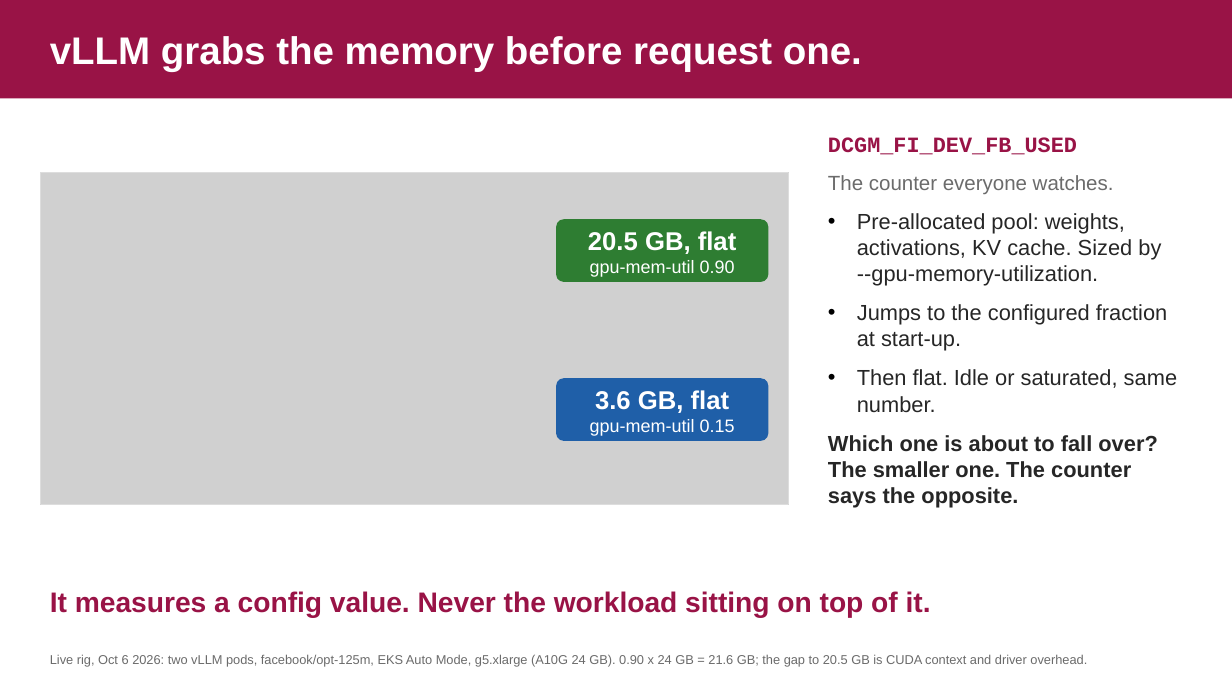
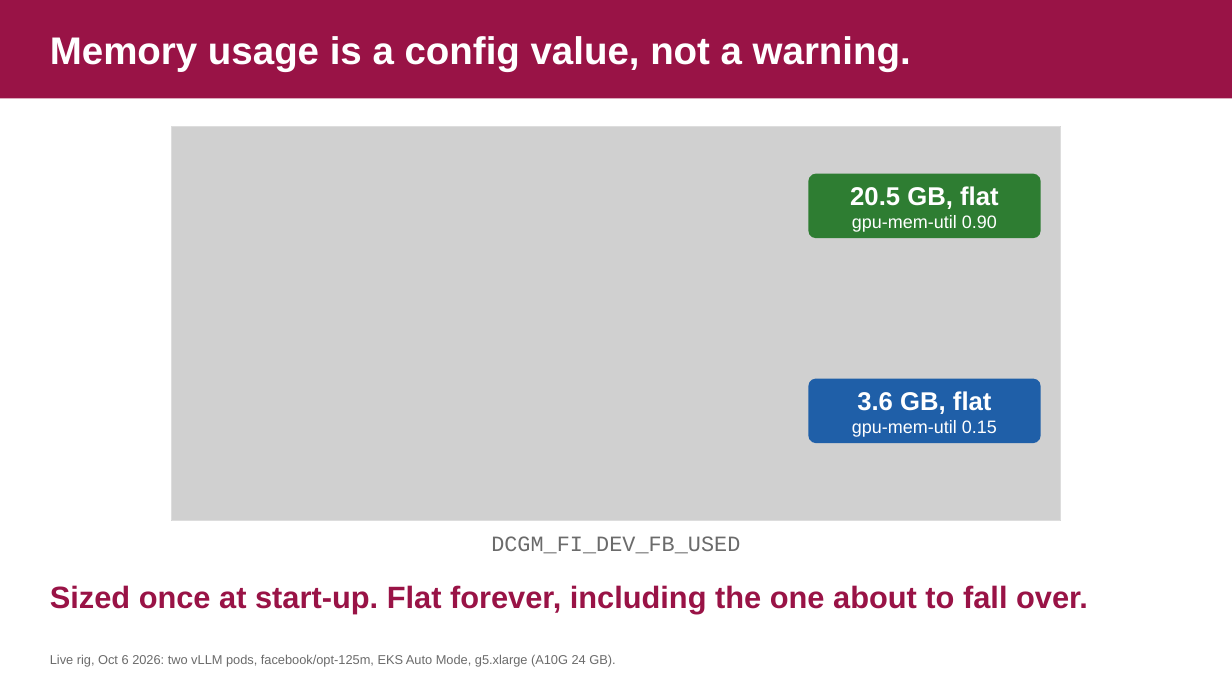
Before and after one commit to danilosilvase/gpu-observability-kubecon-na-2026, a slide deck: slide 5 of deck/kubecon-na-2026-v4.pptx. Drawn at 1232x693 pixels with LibreOffice and Linux fonts; fonts in the diff are those of the drawing; grey boxes stand for pictures; background and template pictures are left out. Boxes give left, top, right and bottom in pixels: in the first picture for what was removed or moved away, otherwise in the second. Text is boxed around its words. In the diff, an @@ line names an element or a change of style, - is before the commit and + after.

```diff
--- a/deck/kubecon-na-2026-v4.pptx
+++ b/deck/kubecon-na-2026-v4.pptx
@@ text at [50,36,911,72]: text changed @@
-vLLM grabs the memory before request one.
+Memory usage is a config value, not a warning.
@@ picture: place and size @@
-picture at [41,173,788,504]
+picture at [171,127,1061,521]
@@ rectangle: place and size @@
-rectangle at [41,173,788,504]
+rectangle at [171,127,1061,521]
@@ text "20.5 GB, flat": place and size @@
-text "20.5 GB, flat" at [588,231,736,277]
+text "20.5 GB, flat" at [850,186,998,232]
@@ rounded rectangle: place and size @@
-rounded rectangle at [556,219,769,282]
+rounded rectangle at [809,174,1042,238]
@@ text at [828,175,1177,508]: paragraphs removed @@
-The counter everyone watches.
-• Pre-allocated pool: weights, activations, KV cache. Sized by --gpu-memory-utilization.
-• Jumps to the configured fraction at start-up.
-• Then flat. Idle or saturated, same number.
-Which one is about to fall over? The smaller one. The counter says the opposite.
@@ text "3.6 GB, flat": place and size @@
-text "3.6 GB, flat" at [590,390,735,436]
+text "3.6 GB, flat" at [852,391,997,437]
@@ rounded rectangle: place and size @@
-rounded rectangle at [556,378,769,441]
+rounded rectangle at [809,379,1042,444]
@@ text "DCGM_FI_DEV_FB_USED": place and size @@
-text "DCGM_FI_DEV_FB_USED" at [828,137,1177,508]
+text "DCGM_FI_DEV_FB_USED" at [491,536,740,554]
@@ text "DCGM_FI_DEV_FB_USED" at [491,536,740,554]: text colour #991346 to #6B6B6B, bold off; alignment left to centre; less space between paragraphs @@
@@ text at [50,585,1088,614]: text changed; size 22 to 24 pt @@
-It measures a config value. Never the workload sitting on top of it.
+Sized once at start-up. Flat forever, including the one about to fall over.
@@ text at [50,654,615,666]: text changed @@
-Live rig, Oct 6 2026: two vLLM pods, facebook/opt-125m, EKS Auto Mode, g5.xlarge (A10G 24 GB). 0.90 x 24 GB = 21.6 GB; the gap to 20.5 GB is CUDA context and driver overhead.
+Live rig, Oct 6 2026: two vLLM pods, facebook/opt-125m, EKS Auto Mode, g5.xlarge (A10G 24 GB).
```
Also in this commit, not shown: 13 other slides changed, 3 other files.
